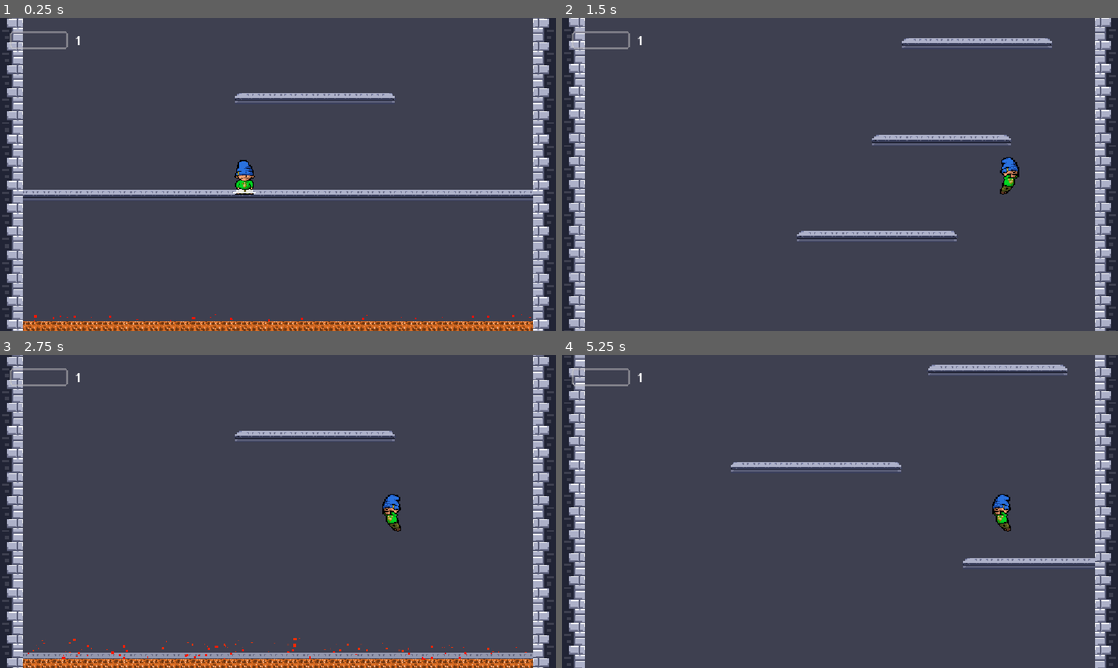
Above: before the commit, frames 1-4 (two rows, left to right).
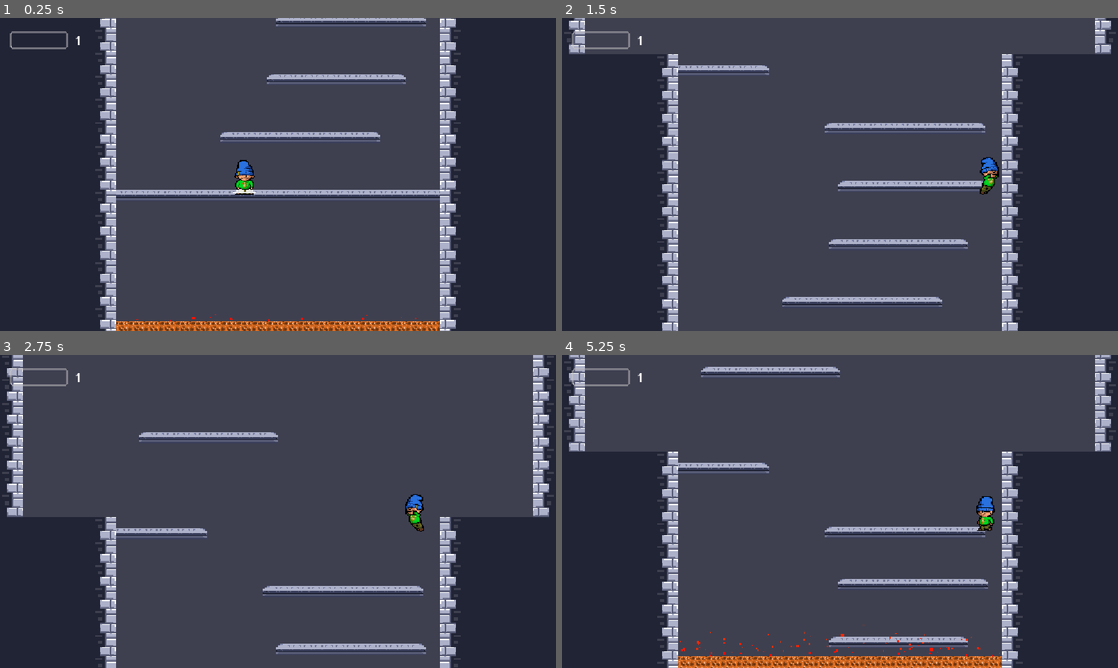
Above: after the commit, the same moments.

Repository: DoktorZnak/ice-tower-dz
Game: Godot game, scene res://scenes/main/main.tscn
The game is run twice, just before and just after one commit, with the same random seed, the same clock (stepped at 60 frames per second) and the same inputs.
Inputs (mouse positions are in pixels of both pictures, inside the frame that each line leads up to):
- Up to frame 1 (0.25 s): no input
- Up to frame 2 (1.5 s): move the mouse to (962, 158) at 0.52 s; hold D (right) from 0.53 s (still down); click (962, 158) at 0.67 s; tap Space (jump) at 0.77 s; move the mouse to (728, 190) at 1.27 s
- Up to frame 3 (2.75 s): tap Space (jump) at 1.52 s; move the mouse to (333, 442) at 2.02 s; release D (right) at 2.03 s; hold A (left) from 2.03 s (still down)
- Up to frame 4 (5.25 s): move the mouse to (812, 574) at 2.77 s; release A (left) at 2.78 s; hold D (right) 2.78-3.5 s; click (812, 574) at 2.92 s; tap Space (jump) at 3.02, 4.52 s; click (840, 624) at 3.5 s, where only the run before the commit has a clickable "PLAY"; move the mouse to (1006, 558) at 4.27 s; hold D (right) 4.28-5.03 s; move the mouse to (673, 464) at 5.02 s; hold A (left) from 5.03 s (still down)

The runs differ from the first frame. In frame 1, 41% of the frame differs, in the area x 0-100%, y 0-100%; in frame 2, 40%; in frame 3, 27%; in frame 4, 35%.

Commit message:
use bus event for level config

Diff:
--- a/scenes/_partials/platform_builder/platform/platform.gd
+++ b/scenes/_partials/platform_builder/platform/platform.gd
@@ -4,7 +4,11 @@
 @export var count: int = 1
 @export var can_collapse = true
 
-var main: MainScript
+var level_config: Dictionary
+
+var game_level:
+	set(value):
+		level_config = LEVEL_CONFIGS[value]
 
 const LEVEL_CONFIGS = {
 	1: { 'fall_delay': 2000, 'fall_y_offset': 500, 'fall_duration': 10 },
@@ -13,6 +17,8 @@
 	4: { 'fall_delay': 500, 'fall_y_offset': 400, 'fall_duration': 5 },
 	5: { 'fall_delay': 300, 'fall_y_offset': 350, 'fall_duration': 3 }
 }
+
+
 
 var is_falling = false
 var target_y: float = 0.0
@@ -42,7 +48,7 @@
 func collapse():
 	if !is_falling && can_collapse:
 		is_falling = true
-		fall_with_delay(LEVEL_CONFIGS[main.current_game_level]['fall_delay'])
+		fall_with_delay(level_config['fall_delay'])
 
 func fall_with_delay(delay_ms):
 	var tween = create_tween()
@@ -51,13 +57,15 @@
 	tween.finished.connect(start_falling)
 
 func start_falling():
-	var fall_y_offset = LEVEL_CONFIGS[main.current_game_level]['fall_y_offset']
-	var fall_duration = LEVEL_CONFIGS[main.current_game_level]['fall_duration']
+	var fall_duration = level_config['fall_duration']
 	var tween = create_tween().set_parallel(true).set_process_mode(Tween.TWEEN_PROCESS_PHYSICS)
-	tween.tween_property(self, "position:y", position.y + fall_y_offset, fall_duration).set_trans(Tween.TRANS_LINEAR).set_ease(Tween.EASE_IN_OUT)
+	tween.tween_property(self, "position:y", position.y + level_config['fall_y_offset'], fall_duration).set_trans(Tween.TRANS_LINEAR).set_ease(Tween.EASE_IN_OUT)
 	tween.tween_property(self, "modulate:a", 0.0, 1.0).set_delay(fall_duration -1).set_trans(Tween.TRANS_LINEAR)
 	tween.chain().tween_callback(queue_free)
+
 
 func _ready():
 	draw_platform()
 	draw_label()
+	print(game_level)
+	print(level_config)
--- a/scenes/_partials/platform_builder/platform_builder.gd
+++ b/scenes/_partials/platform_builder/platform_builder.gd
@@ -14,35 +14,42 @@
 	5: {'center_offset': 542, 'platform_spacing': 200}
 }
 
-func spawn_next_platform(level: int, custom_length = null):
+var level_config = LEVEL_CONFIGS[1]
+var game_level = 1
+
+func spawn_next_platform(custom_length = null):
 	platform_counter += 1
 	var new_platform = platform_scene.instantiate() as Platform
 	new_platform.count = platform_counter
 	new_platform.length = custom_length if custom_length else randi_range(11, 14)
-	new_platform.main = main
+	new_platform.game_level = game_level
 
 	var platform_half_length = (new_platform.length * 22 / 2)
 
-	var config = LEVEL_CONFIGS[level]
-	var center_offset = config['center_offset']
-	var platform_spacing = config['platform_spacing']
+	var center_offset = level_config['center_offset']
+	var platform_spacing = level_config['platform_spacing']
 
 	var random_x = randf_range(-center_offset + platform_half_length, center_offset - platform_half_length)
 	new_platform.global_position = Vector2(random_x, next_spawn_y)
 	$Platforms.add_child(new_platform)
 	next_spawn_y -= platform_spacing
 
+func update_game_level(new_level):
+	level_config = LEVEL_CONFIGS[new_level]
+	game_level = new_level
+
 func _ready():
-	spawn_next_platform(main.current_game_level, 50)
+	EventBus.game_level.connect(update_game_level)
+	spawn_next_platform(50)
 	for y in range(1, 4):
-		spawn_next_platform(main.current_game_level)
-	spawn_next_platform(main.current_game_level)
+		spawn_next_platform()
+	spawn_next_platform()
 	$Area2D.global_position.y = -200
 
 func _on_area_2d_body_entered(_body):
 	$Area2D.global_position.y -= 600
 	for y in range(1, 6):
-		spawn_next_platform(main.current_game_level)
+		spawn_next_platform()
 
 #func clean_old_platforms(cleanup_y):
 	#for platform in $Platforms.get_children():
--- a/scenes/_partials/player/player.gd
+++ b/scenes/_partials/player/player.gd
@@ -98,10 +98,10 @@
 		$AnimatedSprite2D.play("run" if is_player_grounded() else "jump_direction")
 		$AnimatedSprite2D.flip_h = direction < 0
 
-func updateCamera(y):
+func update_camera(y):
 	$Camera2D.limit_bottom = y + 64
 
 func _ready():
 	update_players_stats()
-	EventBus.lava_moved.connect(updateCamera)
+	EventBus.lava_moved.connect(update_camera)
 	EventBus.stats_updated.connect(update_players_stats)
--- a/scenes/_partials/walls/walls.gd
+++ b/scenes/_partials/walls/walls.gd
@@ -15,10 +15,11 @@
 	5: {"left": -12, "right": 11}
 }
 
-func build_wall_row(y_tile: int, level: int):
-	var config = LEVEL_CONFIGS[level]
-	var left_start = config["left"]
-	var right_start = config["right"]
+var level_config = LEVEL_CONFIGS[1]
+
+func build_wall_row(y_tile: int):
+	var left_start = level_config["left"]
+	var right_start = level_config["right"]
 
 	set_cell(Vector2i(left_start, y_tile), SOURCE_ID, Vector2i(0, 0), TileSetAtlasSource.TRANSFORM_FLIP_H)
 	set_cell(Vector2i(right_start, y_tile), SOURCE_ID, Vector2i(0, 0))
@@ -29,26 +30,29 @@
 	for i in range(1, BG_COLUMNS + 1):
 		set_cell(Vector2i(right_start + i, y_tile), SOURCE_ID, Vector2i(1, 0))
 
-func build_walls_up_to(target_y_pixel: float, level: int):
+func build_walls_up_to(target_y_pixel: float):
 	var target_tile_y = int(floor(target_y_pixel / TILE_SIZE_Y))
 
 	if last_built_wall_y_tile == 0:
-		build_wall_row(0, level)
+		build_wall_row(0)
 
 	while last_built_wall_y_tile > target_tile_y:
 		last_built_wall_y_tile -= 1
-		build_wall_row(last_built_wall_y_tile, level)
+		build_wall_row(last_built_wall_y_tile)
 
+func update_game_level(new_level):
+	level_config = LEVEL_CONFIGS[new_level]
 
 func _ready() -> void:
+	EventBus.game_level.connect(update_game_level)
 	for y in range(1, 7):
-		build_wall_row(y, main.current_game_level)
-	build_walls_up_to(-200, main.current_game_level)
+		build_wall_row(y)
+	build_walls_up_to(-200)
 	$Area2D.global_position.y = -200
 
 func _on_area_2d_body_entered(_body):
 	$Area2D.global_position.y -= 600
-	build_walls_up_to($Area2D.global_position.y, main.current_game_level)
+	build_walls_up_to($Area2D.global_position.y)
 	#clean_old_walls()
 
 
--- a/scenes/event_bus.gd
+++ b/scenes/event_bus.gd
@@ -2,3 +2,4 @@
 
 signal lava_moved(y: float)
 signal stats_updated
+signal game_level(level: int)
--- a/scenes/main/main.gd
+++ b/scenes/main/main.gd
@@ -1,10 +1,10 @@
 class_name MainScript extends Node2D
 
-var current_game_level = 5 # 1-5
 var is_game_over = false
 
 func _ready():
 	randomize()
+	EventBus.game_level.emit(5)
 
 func _process(_delta): # it doesnt need to be a physic process
 	if is_game_over:
